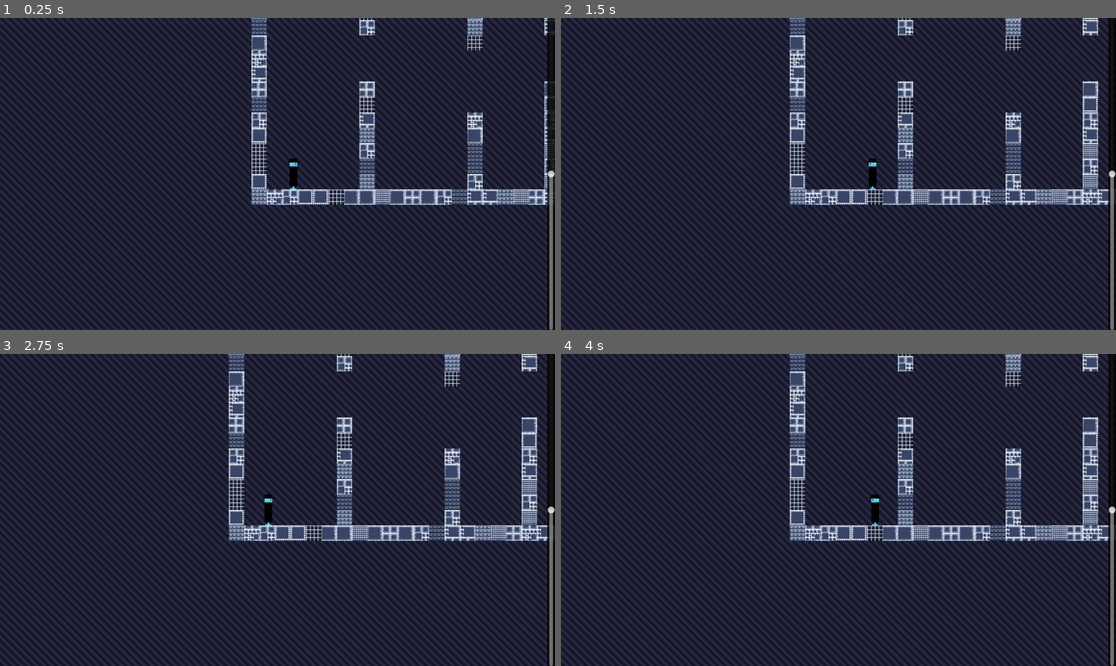
Above: before the commit, frames 1-4 (two rows, left to right).
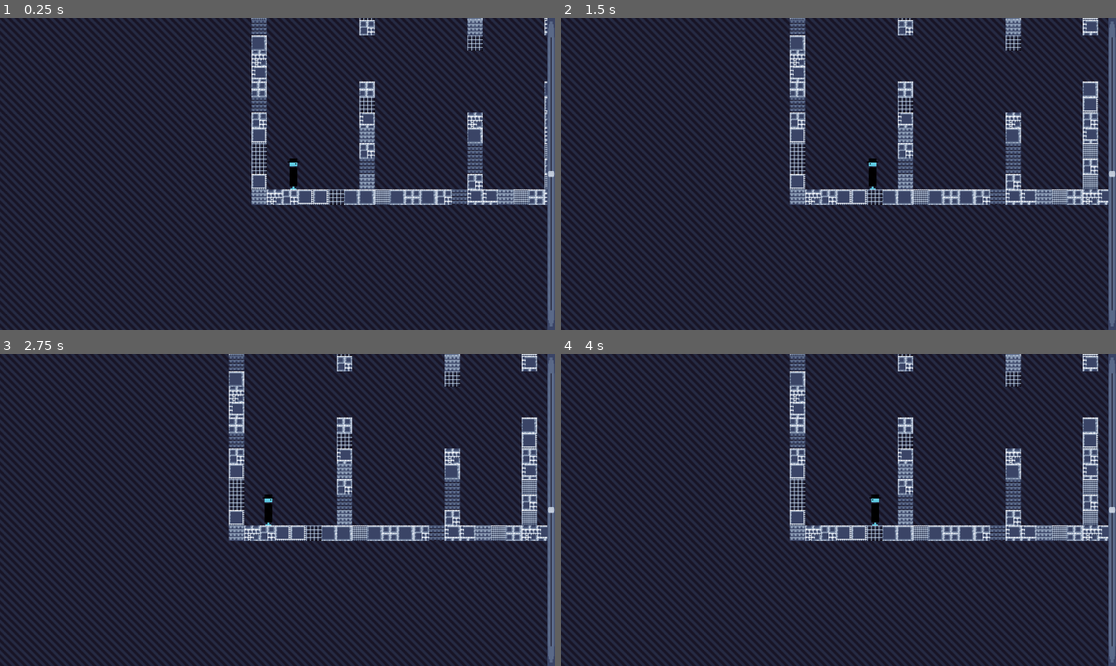
Above: after the commit, the same moments.

Repository: Jcodefox/GMTK2023TeamUmbrellaLand
Game: Godot game, scene res://scenes/main.tscn
Same seed, same stepped clock (60 frames per second), same inputs: the game is played once before the commit and once after it.
Inputs:
- Up to frame 1 (0.25 s): no input
- Up to frame 2 (1.5 s): no input
- Up to frame 3 (2.75 s): no input
- Up to frame 4 (4 s): no input

The runs differ from the first frame. In frame 1, 1.1% of the frame differs, in the area x 98-100%, y 0-100%; in frame 2, 1.1%; in frame 3, 1.1%; in frame 4, 1.1%.

Commit message:
Added Pixer's texture to slider

Diff:
--- a/scenes/main.tscn
+++ b/scenes/main.tscn
@@ -1,11 +1,21 @@
-[gd_scene load_steps=5 format=3 uid="uid://jjoa5yf5xn0q"]
+[gd_scene load_steps=10 format=3 uid="uid://jjoa5yf5xn0q"]
 
 [ext_resource type="Script" path="res://scripts/gravity_controller.gd" id="1_04cbn"]
 [ext_resource type="TileSet" uid="uid://w7nh8bismap6" path="res://main.tres" id="2_h2eeu"]
 [ext_resource type="PackedScene" uid="uid://da7sw4ralwaag" path="res://prefabs/player.tscn" id="4_1fy8v"]
+[ext_resource type="Texture2D" uid="uid://cojtadigduapn" path="res://sprites/slider2.png" id="4_psnfj"]
+[ext_resource type="Texture2D" uid="uid://cu4u6vrb7ya2i" path="res://sprites/slider1.png" id="5_ycxgc"]
 
 [sub_resource type="RectangleShape2D" id="RectangleShape2D_4djvd"]
 size = Vector2(1000, 1000)
+
+[sub_resource type="StyleBoxTexture" id="StyleBoxTexture_mj5uc"]
+texture = ExtResource("5_ycxgc")
+texture_margin_right = 16.0
+
+[sub_resource type="StyleBoxEmpty" id="StyleBoxEmpty_klp5x"]
+
+[sub_resource type="StyleBoxEmpty" id="StyleBoxEmpty_esf2n"]
 
 [node name="World" type="Node2D"]
 script = ExtResource("1_04cbn")
@@ -38,6 +48,7 @@
 [node name="CanvasLayer" type="CanvasLayer" parent="."]
 
 [node name="GravitySlider" type="VSlider" parent="CanvasLayer"]
+texture_filter = 1
 anchors_preset = 11
 anchor_left = 1.0
 anchor_right = 1.0
@@ -45,6 +56,11 @@
 offset_left = -16.0
 grow_horizontal = 0
 grow_vertical = 2
+theme_override_icons/grabber = ExtResource("4_psnfj")
+theme_override_icons/grabber_highlight = ExtResource("4_psnfj")
+theme_override_styles/slider = SubResource("StyleBoxTexture_mj5uc")
+theme_override_styles/grabber_area = SubResource("StyleBoxEmpty_klp5x")
+theme_override_styles/grabber_area_highlight = SubResource("StyleBoxEmpty_esf2n")
 min_value = -2.0
 max_value = 2.0
 step = 0.01
Binary file added: sprites/slider1.png
Not shown, added: sprites/slider1.png.import
Binary file added: sprites/slider2.png
Not shown, added: sprites/slider2.png.import
